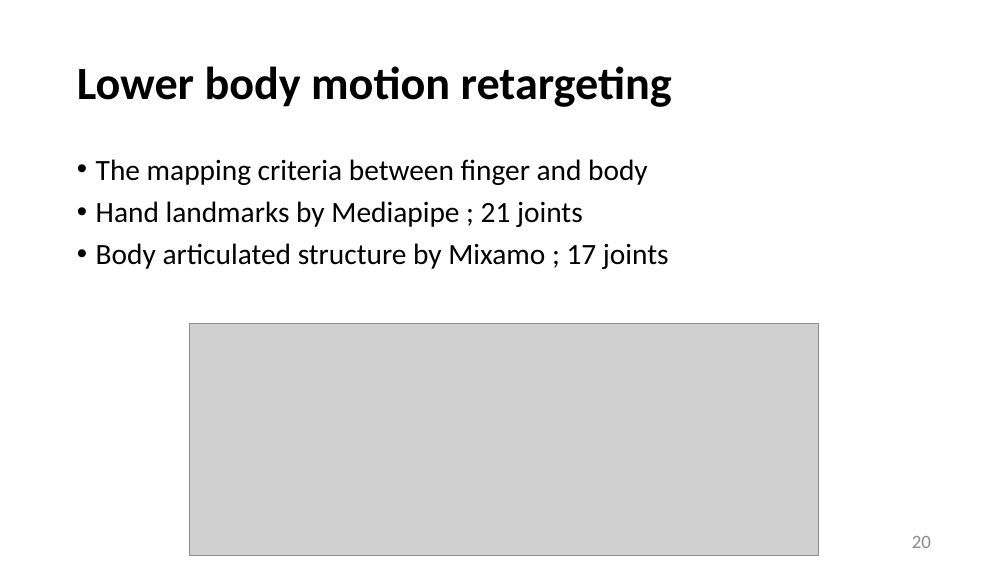
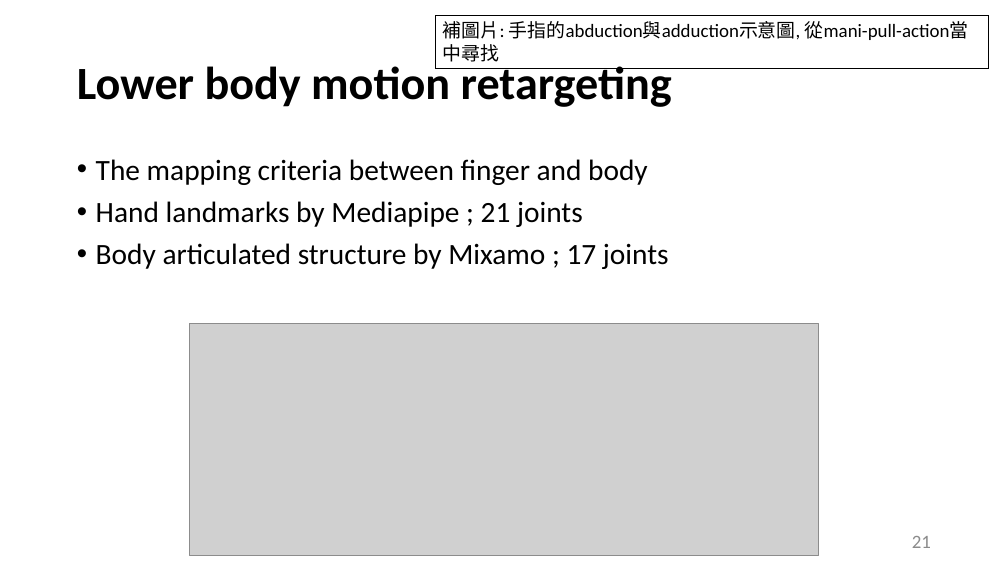
Before and after one commit to Louislar/MotionStyleTransferInHand, a slide deck: slide 21 of thesisFigs/thesis_slide.pptx (slide 20 before the commit). Drawn at 1008x567 pixels with LibreOffice and Linux fonts; fonts in the diff are those of the drawing; grey boxes stand for pictures. Boxes give left, top, right and bottom in pixels: in the first picture for what was removed or moved away, otherwise in the second. Text is boxed around its words. In the diff, an @@ line names an element or a change of style, - is before the commit and + after.

```diff
--- a/thesisFigs/thesis_slide.pptx
+++ b/thesisFigs/thesis_slide.pptx
@@ rectangle added at [436,15,988,69], outline #000000 0.75 pt, 18 pt, text #000000 @@
+補圖片: 手指的abduction與adduction示意圖, 從mani-pull-action當中尋找
@@ page number at [912,536,931,548]: text changed @@
-20
+21
```
Also in this commit, not shown: 9 other slides changed, 3 slides added.
